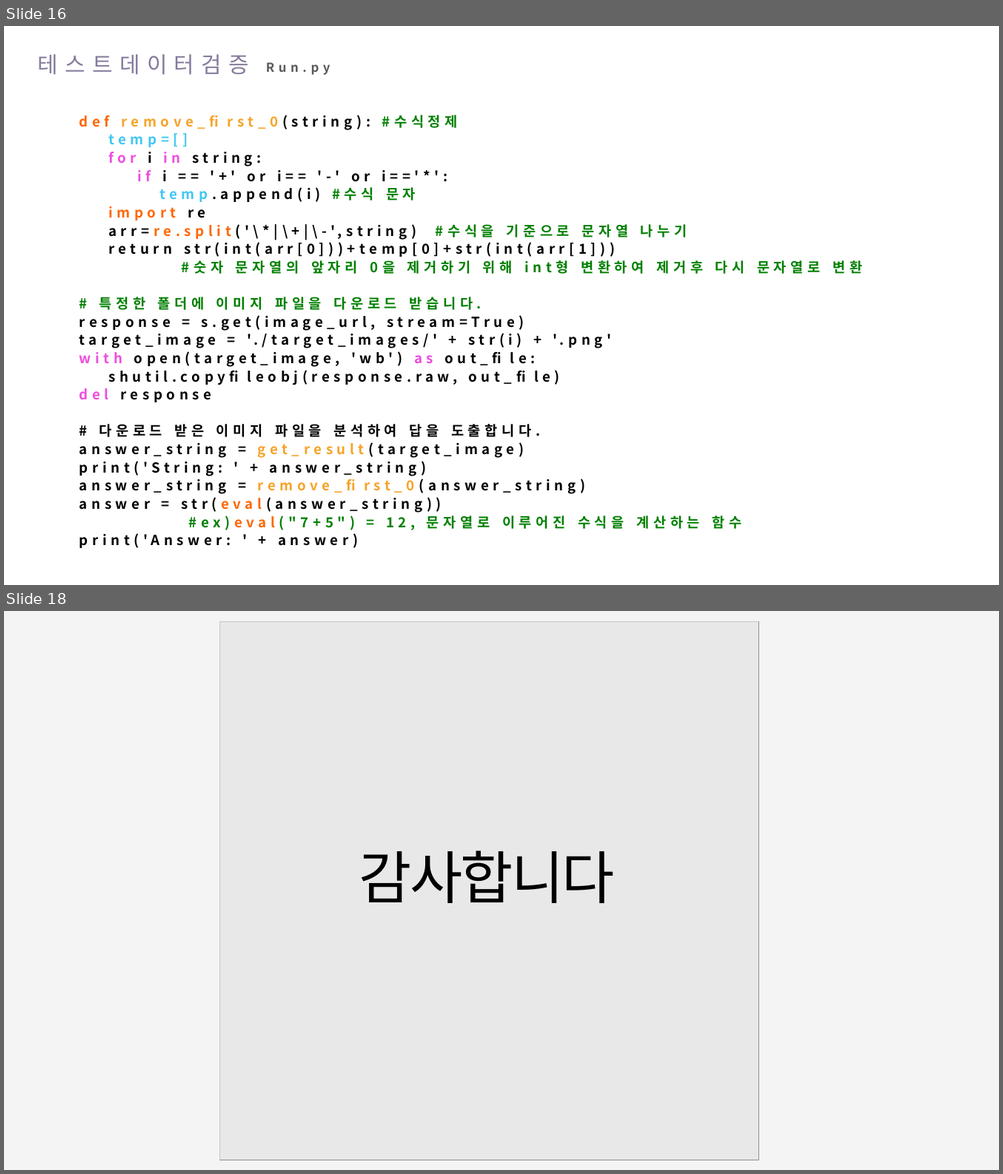
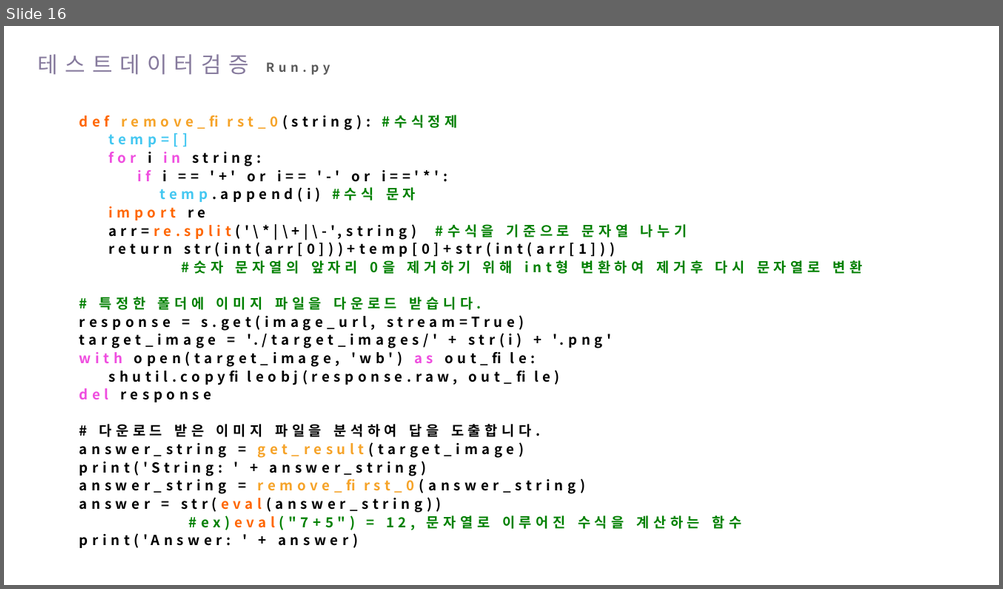
Before and after one commit to hanYijin/portfolio_2021, a slide deck: python데이터 분석과 이미지처리.pptx. Shown one above the other, each under a label of ours: slides 16 and 18 before the commit, slide 16 after it; the slides between them are not shown. The pictures are 1003x1174 and 1003x589 pixels, drawn with LibreOffice and Linux fonts; fonts in the diff are those of the drawing; grey boxes stand for pictures. Boxes give left, top, right and bottom in pixels: in the first picture for what was removed or moved away, otherwise in the second. Text is boxed around its words. In the diff, an @@ line names an element or a change of style, - is before the commit and + after.

```diff
--- a/python데이터 분석과 이미지처리.pptx
+++ b/python데이터 분석과 이미지처리.pptx
@@ slide 18 removed at (4,611,999,1170), background #F4F4F4 @@
@@ picture removed at (219,621,758,1160) @@
@@ rectangle removed at (219,621,758,1160) @@
@@ text removed at (359,851,614,903) @@
-감사합니다
```
Also in this commit, not shown: 2 slides changed, 2 slides added, 1 other slide removed, 14 other files.
